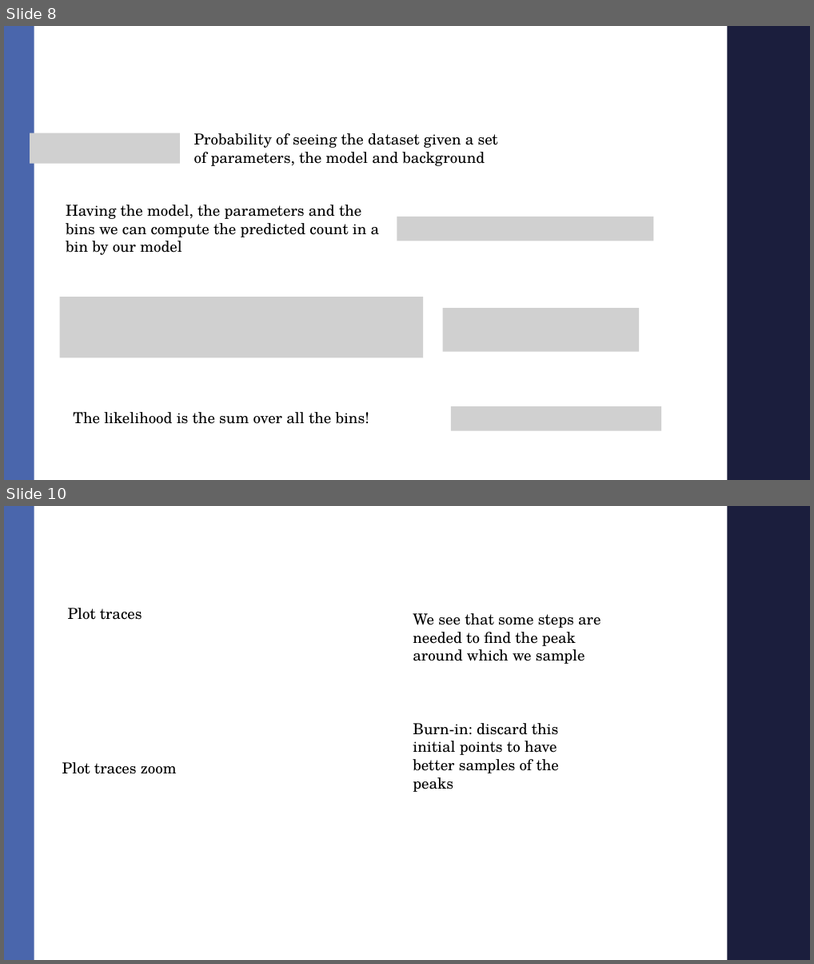
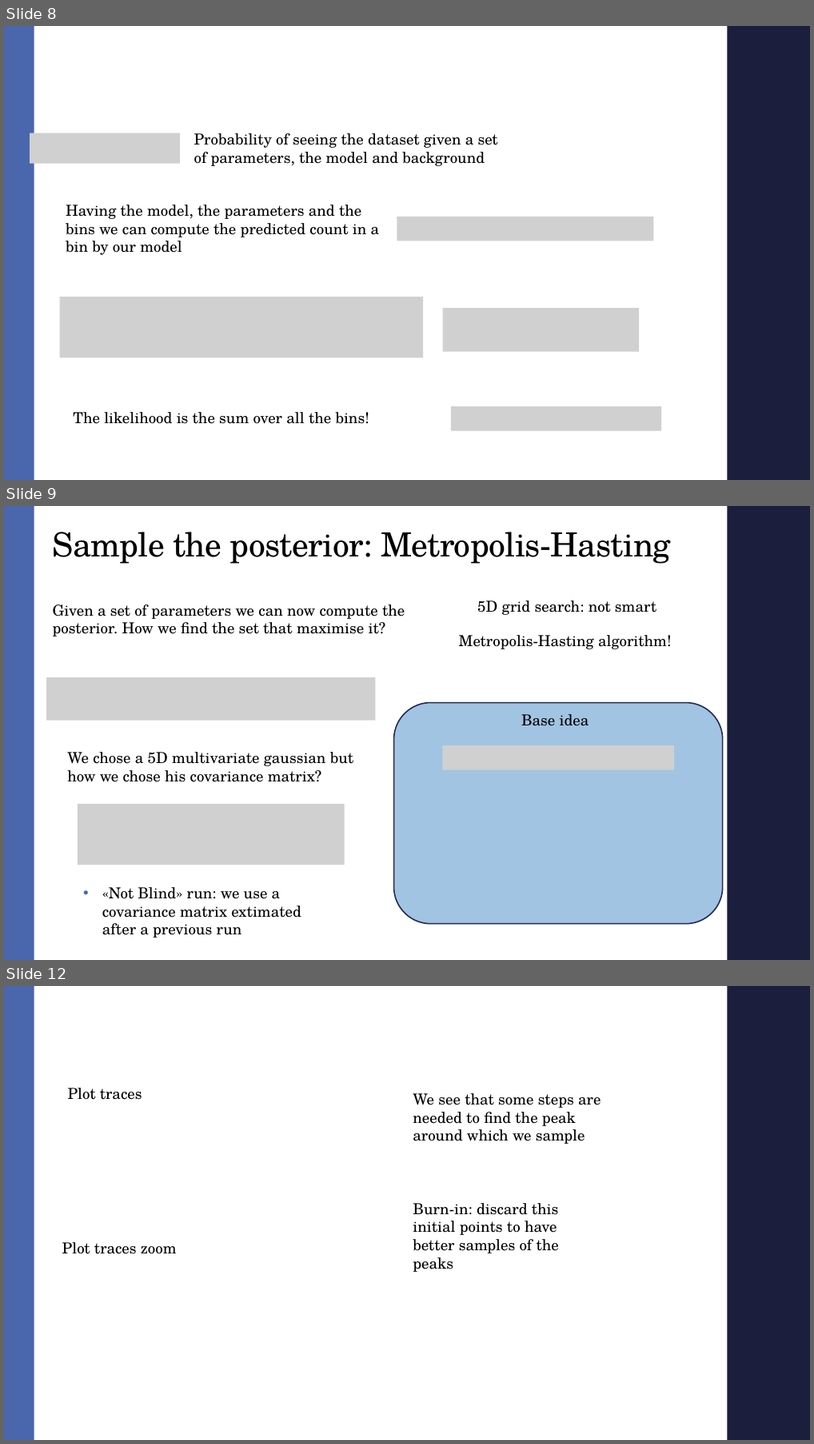
Before and after one commit to AndreaMarcone01/Bayesian_exam, a slide deck: Seminar.pptx. Shown one above the other, each under a label of ours: slides 8 and 10 before the commit, slides 8, 9 and 12 after it; the slides between them are not shown. The pictures are 814x964 and 814x1444 pixels, drawn with LibreOffice and Linux fonts; fonts in the diff are those of the drawing; grey boxes stand for pictures; background and template pictures are left out. Boxes give left, top, right and bottom in pixels: in the first picture for what was removed or moved away, otherwise in the second. Text is boxed around its words. In the diff, an @@ line names an element or a change of style, - is before the commit and + after.

```diff
--- a/Seminar.pptx
+++ b/Seminar.pptx
@@ slide 9 added at [4,506,810,960], background #FFFFFF; not listed: 2 template elements that a slide beside it also shows @@
@@ title added at [53,532,671,564], 39.6 pt, text #000000 @@
+Sample the posterior: Metropolis-Hasting
@@ text added at [478,600,657,615], 18 pt, text #000000 @@
+5D grid search: not smart
@@ text added at [53,604,405,636], 18 pt, text #000000 @@
+Given a set of parameters we can now compute the posterior. How we find the set that maximise it?
@@ text added at [459,635,672,649], 18 pt, text #000000 @@
+Metropolis-Hasting algorithm!
@@ picture added at [46,677,375,720] @@
@@ rounded rectangle added at [394,703,723,924], fill #A1C4E3, outline #242852 1.5 pt @@
@@ text added at [522,714,590,726], 18 pt, text #000000 @@
+Base idea
@@ picture added at [442,745,674,770] @@
@@ text added at [67,752,354,782], 18 pt, text #000000 @@
+We chose a 5D multivariate gaussian but how we chose his covariance matrix?
@@ picture added at [77,804,345,864] @@
@@ text added at [102,887,302,937], 18 pt, text #000000 @@
+• «Not Blind» run: we use a covariance matrix extimated after a previous run
@@ what was slide 10 is now slide 12 @@
```
Also in this commit, not shown: 3 slides changed, 2 other slides added, 1 slide removed, 3 other files.
